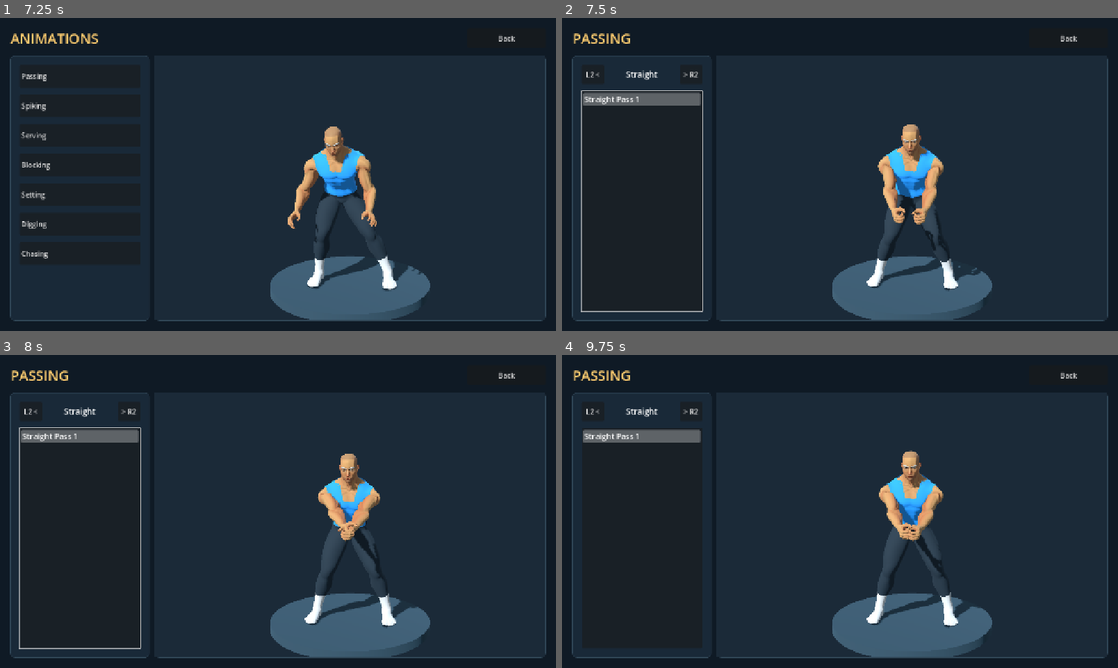
Above: before the commit, frames 1-4 (two rows, left to right).
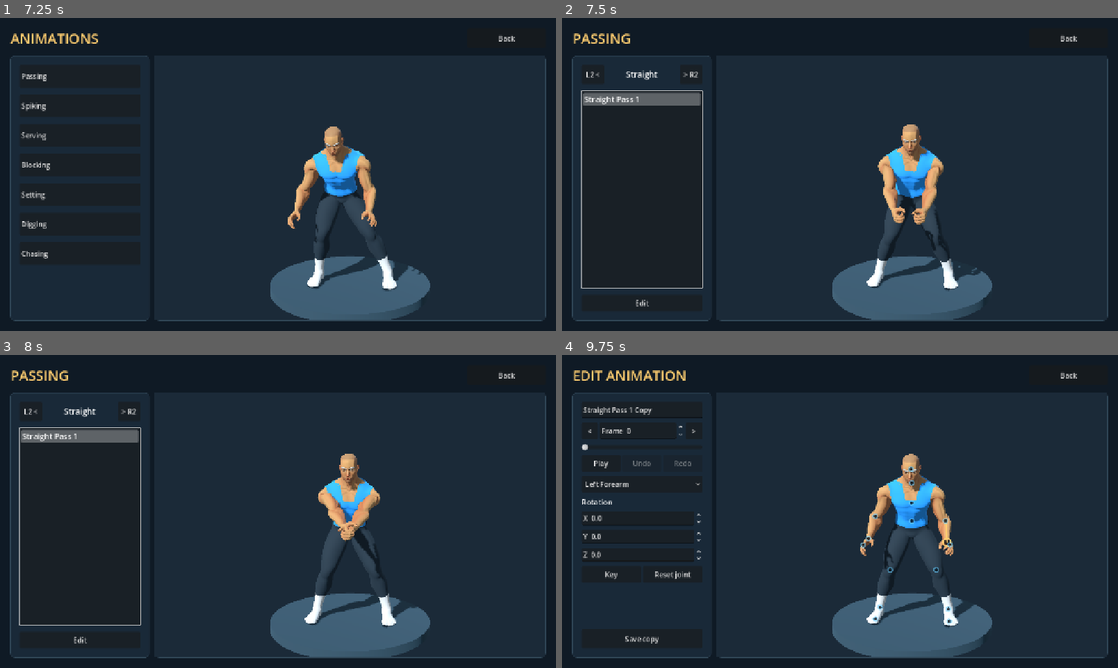
Above: after the commit, the same moments.

Repository: foreandr/volleyball
Game: Godot game, scene res://scenes/main.tscn
Two runs of this game, one before a commit and one after it. Both use one fixed random seed, a clock stepped at 60 frames per second and the inputs below.
Inputs (mouse positions are in pixels of both pictures, inside the frame that each line leads up to):
- Up to frame 1 (7.25 s): click "Story" at 0.5 s; click "Back" at 1.25 s; click "Story" at 2 s; click "New" at 2.75 s; click "Back" at 3.5 s; click "New" at 4.25 s; click "Save" at 5 s; click "Back" at 5.75 s; click "Continue" at 6.5 s
- Up to frame 2 (7.5 s): click "Passing" at 7.25 s
- Up to frame 3 (8 s): no input
- Up to frame 4 (9.75 s): click "L2 <" at 8 s; click "> R2" at 8.75 s; click (639, 639) at 9.5 s, where only the run after the commit has a clickable "Edit"

Frame 1 is identical in both runs. In frame 2, 0.2% of the frame differs, in the area x 3-26%, y 86-94%; in frame 3, 0.2%; in frame 4, 4.4%, in the area x 2-76%, y 4-93%.

Commit message:
Add per-frame joint editor with direct handles undo and saved animation copies

Diff:
--- /dev/null
+++ b/scenes/animation_editor.tscn
@@ -0,0 +1,10 @@
+[gd_scene load_steps=2 format=3]
+[ext_resource type="Script" path="res://scripts/animation_editor.gd" id="1"]
+[node name="AnimationEditor" type="Control"]
+layout_mode = 3
+anchors_preset = 15
+anchor_right = 1.0
+anchor_bottom = 1.0
+grow_horizontal = 2
+grow_vertical = 2
+script = ExtResource("1")
--- /dev/null
+++ b/scripts/animation_edit_session.gd
@@ -0,0 +1,75 @@
+extends RefCounted
+const FPS := 60.0
+const PREFIX := "Armature/Skeleton3D:"
+var source: Animation
+var rig: Skeleton3D
+var edits: Dictionary = {}
+var rotation_tracks: Dictionary = {}
+var position_tracks: Dictionary = {}
+var last_frame := 0
+
+func _init(clip: Animation, skeleton: Skeleton3D) -> void:
+	source = clip
+	rig = skeleton
+	last_frame = ceili(source.length*FPS)
+	for bone in rig.get_bone_count():
+		var path := NodePath(PREFIX+rig.get_bone_name(bone))
+		rotation_tracks[bone] = source.find_track(path,Animation.TYPE_ROTATION_3D)
+		position_tracks[bone] = source.find_track(path,Animation.TYPE_POSITION_3D)
+
+func time_at(frame: float) -> float:
+	return clampf(frame/FPS,0,source.length)
+
+func source_rotation(bone: int, frame: float) -> Quaternion:
+	var track: int = rotation_tracks[bone]
+	return source.rotation_track_interpolate(track,time_at(frame)) if track >= 0 else rig.get_bone_rest(bone).basis.get_rotation_quaternion()
+
+func offset_at(bone: int, frame: float) -> Quaternion:
+	var name_ := str(rig.get_bone_name(bone))
+	if not edits.has(name_): return Quaternion.IDENTITY
+	var keys: Dictionary = edits[name_]
+	var frames: Array = keys.keys()
+	if not keys.has(0): frames.append(0)
+	if not keys.has(last_frame): frames.append(last_frame)
+	frames.sort()
+	var before := 0
+	var after := last_frame
+	for key in frames:
+		if key <= frame: before = key
+		if key >= frame:
+			after = key
+			break
+	var a: Quaternion = keys.get(before,Quaternion.IDENTITY)
+	var b: Quaternion = keys.get(after,Quaternion.IDENTITY)
+	return a if before == after else a.slerp(b,smoothstep(float(before),float(after),frame)).normalized()
+
+func sample(frame: float) -> void:
+	for bone in rig.get_bone_count():
+		var position: int = position_tracks[bone]
+		rig.set_bone_pose_position(bone,source.position_track_interpolate(position,time_at(frame)) if position >= 0 else rig.get_bone_rest(bone).origin)
+		rig.set_bone_pose_rotation(bone,(source_rotation(bone,frame)*offset_at(bone,frame)).normalized())
+	rig.force_update_all_bone_transforms()
+
+func set_offset(bone: int, frame: int, value: Quaternion) -> void:
+	var name_ := str(rig.get_bone_name(bone))
+	if not edits.has(name_): edits[name_] = {}
+	edits[name_][clampi(frame,0,last_frame)] = value.normalized()
+	if frame == 0 or frame == last_frame:
+		edits[name_][0] = value.normalized()
+		edits[name_][last_frame] = value.normalized()
+
+func set_rotation(bone: int, frame: int, value: Quaternion) -> void:
+	set_offset(bone,frame,source_rotation(bone,frame).inverse()*value)
+
+func bake() -> Animation:
+	var copy := source.duplicate(true) as Animation
+	for name_ in edits:
+		var bone := rig.find_bone(name_)
+		var path := NodePath(PREFIX+name_)
+		var track := copy.find_track(path,Animation.TYPE_ROTATION_3D)
+		if track >= 0: copy.remove_track(track)
+		track = copy.add_track(Animation.TYPE_ROTATION_3D)
+		copy.track_set_path(track,path)
+		for frame in range(last_frame+1):
+			copy.rotation_track_insert_key(track,time_at(frame),(source_rotation(bone,frame)*offset_at(bone,frame)).normalized())
+	return copy
--- /dev/null
+++ b/scripts/animation_editor.gd
@@ -0,0 +1,357 @@
+extends "res://scripts/create.gd"
+const EditSession = preload("res://scripts/animation_edit_session.gd")
+const Catalog = preload("res://scripts/volleyball_animations.gd")
+var session: RefCounted
+var entry: Dictionary
+var frame := 0
+var playhead := 0.0
+var playing := false
+var selected_bone := -1
+var bone_picker: OptionButton
+var bone_indices: Array[int] = []
+var frame_field: SpinBox
+var timeline: HSlider
+var rotation_fields: Array[SpinBox] = []
+var copy_name: LineEdit
+var play_button: Button
+var undo_button: Button
+var redo_button: Button
+var copy_button: Button
+var updating := false
+var undo_history: Array[Dictionary] = []
+var redo_history: Array[Dictionary] = []
+var overlay: Control
+var gizmo_drag := false
+var drag_plane: Plane
+
+func _ready() -> void:
+	entry = (StorySession.edit_entry if not StorySession.edit_entry.is_empty() else Catalog.ENTRIES[0]).duplicate(true)
+	super._ready()
+	preview_player.animator.stop()
+	preview_player.animator.active = false
+	session = EditSession.new(load(entry.path),preview_player.skeleton)
+	frame_field.max_value = session.last_frame
+	timeline.max_value = session.last_frame
+	for index in preview_player.skeleton.get_bone_count():
+		var name_ := str(preview_player.skeleton.get_bone_name(index))
+		if name_.contains("leaf") or name_.to_lower() == "root": continue
+		bone_indices.append(index)
+		bone_picker.add_item(bone_label(name_))
+	var draft: Dictionary = StorySession.animation_draft
+	if draft.get("source","") == entry.id:
+		session.edits = draft.edits.duplicate(true)
+		copy_name.text = draft.name
+		frame = draft.frame
+	select_bone(preview_player.skeleton.find_bone("lowerarm_l"))
+	set_frame(frame)
+	overlay = preload("res://scripts/animation_editor_handles.gd").new()
+	overlay.editor = self
+	overlay.mouse_filter = Control.MOUSE_FILTER_IGNORE
+	overlay.set_anchors_and_offsets_preset(Control.PRESET_FULL_RECT)
+	preview.add_child(overlay)
+	refresh_history()
+
+func screen_title() -> String:
+	return "EDIT ANIMATION"
+
+func initial_profile() -> Dictionary:
+	return StorySession.active.get("profile",Profile.load_profile()).duplicate(true)
+
+func build_controls(controls: VBoxContainer) -> void:
+	controls.add_theme_constant_override("separation",10)
+	copy_name = LineEdit.new()
+	copy_name.name = "CopyName"
+	copy_name.text = entry.name+" Copy"
+	copy_name.max_length = 64
+	copy_name.custom_minimum_size.y = 38
+	copy_name.text_changed.connect(func(value): copy_button.disabled = value.strip_edges().is_empty())
+	controls.add_child(copy_name)
+	var frames := HBoxContainer.new()
+	controls.add_child(frames)
+	var previous := button("<",step_frame.bind(-1))
+	previous.custom_minimum_size.x = 38
+	previous.size_flags_horizontal = Control.SIZE_SHRINK_BEGIN
+	frames.add_child(previous)
+	frame_field = SpinBox.new()
+	frame_field.name = "Frame"
+	frame_field.prefix = "Frame "
+	frame_field.step = 1
+	frame_field.size_flags_horizontal = Control.SIZE_EXPAND_FILL
+	frame_field.value_changed.connect(func(value): set_playing(false); set_frame(int(value)))
+	frames.add_child(frame_field)
+	var next := button(">",step_frame.bind(1))
+	next.custom_minimum_size.x = 38
+	next.size_flags_horizontal = Control.SIZE_SHRINK_END
+	frames.add_child(next)
+	timeline = preload("res://scripts/animation_frame_slider.gd").new()
+	timeline.name = "Timeline"
+	timeline.step = 1
+	timeline.value_changed.connect(func(value): set_playing(false); set_frame(int(value)))
+	controls.add_child(timeline)
+	var transport := HBoxContainer.new()
+	controls.add_child(transport)
+	play_button = button("Play",func(): set_playing(not playing))
+	transport.add_child(play_button)
+	undo_button = button("Undo",undo)
+	transport.add_child(undo_button)
+	redo_button = button("Redo",redo)
+	transport.add_child(redo_button)
+	bone_picker = OptionButton.new()
+	bone_picker.name = "Joint"
+	bone_picker.custom_minimum_size.y = 38
+	bone_picker.item_selected.connect(func(index): select_bone(bone_indices[index]))
+	controls.add_child(bone_picker)
+	controls.add_child(label("Rotation",17))
+	for axis in range(3):
+		var value := SpinBox.new()
+		value.name = "Rotation"+["X","Y","Z"][axis]
+		value.prefix = ["X ","Y ","Z "][axis]
+		value.min_value = -180
+		value.max_value = 180
+		value.step = 0.1
+		value.custom_minimum_size.y = 32
+		value.value_changed.connect(rotation_changed)
+		controls.add_child(value)
+		rotation_fields.append(value)
+	var keys := HBoxContainer.new()
+	controls.add_child(keys)
+	keys.add_child(button("Key",key_joint))
+	keys.add_child(button("Reset joint",reset_joint))
+	var space := Control.new()
+	space.size_flags_vertical = Control.SIZE_EXPAND_FILL
+	controls.add_child(space)
+	copy_button = button("Save copy",save_copy)
+	copy_button.name = "SaveCopy"
+	copy_button.custom_minimum_size.y = 44
+	controls.add_child(copy_button)
+
+func bone_label(name_: String) -> String:
+	var side := ""
+	if name_.ends_with("_l"): side = "Left "; name_ = name_.trim_suffix("_l")
+	elif name_.ends_with("_r"): side = "Right "; name_ = name_.trim_suffix("_r")
+	var names := {"lowerarm":"forearm","upperarm":"upper arm","hand":"wrist","calf":"shin","thigh":"thigh","foot":"ankle","ball":"toes","clavicle":"shoulder","pelvis":"hips","spine_01":"lower spine","spine_02":"mid spine","spine_03":"chest","neck_01":"neck"}
+	return side+str(names.get(name_,name_.replace("_0"," ").replace("_"," "))).capitalize()
+
+func set_frame(value: int) -> void:
+	if session == null: return
+	frame = clampi(value,0,session.last_frame)
+	frame_field.set_value_no_signal(frame)
+	timeline.set_value_no_signal(frame)
+	session.sample(frame)
+	refresh_rotation()
+
+func step_frame(direction: int) -> void:
+	set_playing(false)
+	set_frame(frame+direction)
+
+func set_playing(value: bool) -> void:
+	playing = value
+	playhead = float(frame)
+	if is_instance_valid(play_button): play_button.text = "Pause" if playing else "Play"
+
+func _process(delta: float) -> void:
+	if session == null: return
+	if playing:
+		playhead = fposmod(playhead+delta*EditSession.FPS,maxi(1,session.last_frame))
+		set_frame(floori(playhead))
+	if is_instance_valid(overlay): overlay.queue_redraw()
+
+func select_bone(index: int) -> void:
+	if index < 0: return
+	selected_bone = index
+	var option := bone_indices.find(index)
+	if option >= 0: bone_picker.select(option)
+	refresh_rotation()
+
+func refresh_rotation() -> void:
+	if session == null or selected_bone < 0: return
+	updating = true
+	var angles: Vector3 = session.offset_at(selected_bone,frame).get_euler()*180.0/PI
+	for axis in range(3): rotation_fields[axis].set_value_no_signal(angles[axis])
+	updating = false
+	refresh_keys()
+
+func refresh_keys() -> void:
+	if session == null or selected_bone < 0: return
+	var name_ := str(preview_player.skeleton.get_bone_name(selected_bone))
+	timeline.set_meta("keyframes",session.edits.get(name_,{}).keys())
+	timeline.queue_redraw()
+
+func rotation_changed(_value: float) -> void:
+	if updating or session == null or selected_bone < 0: return
+	set_playing(false)
+	remember_undo()
+	var angles := Vector3(rotation_fields[0].value,rotation_fields[1].value,rotation_fields[2].value)*PI/180.0
+	session.set_offset(selected_bone,frame,Quaternion.from_euler(angles))
+	session.sample(frame)
+	refresh_keys()
+
+func key_joint() -> void:
+	if session == null or selected_bone < 0: return
+	set_playing(false)
+	remember_undo()
+	session.set_offset(selected_bone,frame,session.offset_at(selected_bone,frame))
+	refresh_keys()
+
+func reset_joint() -> void:
+	if session == null or selected_bone < 0: return
+	set_playing(false)
+	remember_undo()
+	session.set_offset(selected_bone,frame,Quaternion.IDENTITY)
+	set_frame(frame)
+
+func remember_undo() -> void:
+	undo_history.append(session.edits.duplicate(true))
+	if undo_history.size() > 100: undo_history.pop_front()
+	redo_history.clear()
+	refresh_history()
+
+func undo() -> void:
+	if undo_history.is_empty(): return
+	set_playing(false)
+	redo_history.append(session.edits.duplicate(true))
+	session.edits = undo_history.pop_back()
+	set_frame(frame)
+	refresh_history()
+
+func redo() -> void:
+	if redo_history.is_empty(): return
+	set_playing(false)
+	undo_history.append(session.edits.duplicate(true))
+	session.edits = redo_history.pop_back()
+	set_frame(frame)
+	refresh_history()
+
+func refresh_history() -> void:
+	undo_button.disabled = undo_history.is_empty()
+	redo_button.disabled = redo_history.is_empty()
+
+func endpoint_index(bone: int) -> int:
+	var rig: Skeleton3D = preview_player.skeleton
+	var name_ := str(rig.get_bone_name(bone))
+	if name_.begins_with("hand_"): return rig.find_bone("middle_01_"+name_.right(1))
+	var children := rig.get_bone_children(bone)
+	return children[0] if not children.is_empty() else -1
+
+func bone_world(bone: int) -> Vector3:
+	var rig: Skeleton3D = preview_player.skeleton
+	return rig.global_transform*rig.get_bone_global_pose(bone).origin
+
+func endpoint_world(bone: int) -> Vector3:
+	var child := endpoint_index(bone)
+	if child >= 0: return bone_world(child)
+	var rig: Skeleton3D = preview_player.skeleton
+	return rig.global_transform*(rig.get_bone_global_pose(bone)*Vector3(0,0.08,0))
+
+func handle_points() -> Array[Dictionary]:
+	var result: Array[Dictionary] = []
+	if session == null: return result
+	var bones := [selected_bone]
+	for name_ in ["pelvis","spine_02","spine_03","Head","upperarm_l","lowerarm_l","hand_l","upperarm_r","lowerarm_r","hand_r","thigh_l","calf_l","foot_l","thigh_r","calf_r","foot_r"]:
+		var index: int = preview_player.skeleton.find_bone(name_)
+		if index >= 0 and not index in bones: bones.append(index)
+	for bone in bones:
+		if bone < 0: continue
+		var point := endpoint_world(bone)
+		if not preview_camera.is_position_behind(point): result.append({"bone":bone,"screen":preview_camera.unproject_position(point)})
+	return result
+
+func pick_handle(position: Vector2) -> int:
+	var closest := 11.0
+	var selected := -1
+	for handle in handle_points():
+		var distance: float = position.distance_to(handle.screen)
+		if distance < closest:
+			closest = distance
+			selected = handle.bone
+			if selected == selected_bone: return selected
+	return selected
+
+func handle_preview_input(event: InputEvent) -> void:
+	if session != null and event is InputEventMouseButton and event.button_index == MOUSE_BUTTON_LEFT:
+		if event.pressed:
+			var index := pick_handle(event.position)
+			if index >= 0:
+				set_playing(false)
+				select_bone(index)
+				remember_undo()
+				gizmo_drag = true
+				drag_plane = Plane(preview_camera.global_basis.z,endpoint_world(index))
+				preview.grab_focus()
+				preview.accept_event()
+				return
+		elif gizmo_drag:
+			gizmo_drag = false
+			preview.accept_event()
+			return
+	if gizmo_drag and event is InputEventMouseMotion:
+		var target: Variant = drag_plane.intersects_ray(preview_camera.project_ray_origin(event.position),preview_camera.project_ray_normal(event.position))
+		if target is Vector3: drag_joint(target)
+		preview.accept_event()
+		return
+	if event is InputEventMouseButton and event.pressed and event.button_index == MOUSE_BUTTON_WHEEL_UP:
+		view_distance = maxf(0.3,view_distance*0.9)
+		update_camera()
+		preview.accept_event()
+		return
+	super.handle_preview_input(event)
+
+func drag_joint(target: Vector3) -> void:
+	var rig: Skeleton3D = preview_player.skeleton
+	var pivot := bone_world(selected_bone)
+	var from := endpoint_world(selected_bone)-pivot
+	var to := target-pivot
+	if from.length_squared() < 0.00001 or to.length_squared() < 0.00001: return
+	var turn := Quaternion(from.normalized(),to.normalized())
+	var parent := rig.get_bone_parent(selected_bone)
+	var parent_basis := rig.global_basis if parent < 0 else rig.global_basis*rig.get_bone_global_pose(parent).basis
+	var current_basis := rig.global_basis*rig.get_bone_global_pose(selected_bone).basis
+	var local := (parent_basis.inverse()*Basis(turn)*current_basis).orthonormalized().get_rotation_quaternion()
+	session.set_rotation(selected_bone,frame,local)
+	session.sample(frame)
+	refresh_rotation()
+
+func zoom_view(factor: float) -> void:
+	view_distance = clampf(view_distance*factor,0.3,8.0)
+	update_camera()
+
+func save_copy() -> void:
+	if session == null: return
+	set_playing(false)
+	for field in rotation_fields:
+		if field.get_line_edit().has_focus(): field.apply()
+	var saved := Catalog.save_copy(session.bake(),entry,copy_name.text)
+	if saved.is_empty():
+		var dialog := AcceptDialog.new()
+		dialog.dialog_text = "Unable to save animation."
+		add_child(dialog)
+		dialog.popup_centered()
+		return
+	StorySession.animation_draft.clear()
+	StorySession.animation_return = {"category":saved.category,"type":saved.type,"id":saved.id}
+	get_tree().change_scene_to_file("res://scenes/story_animations.tscn")
+
+func open_menu() -> void:
+	if session != null:
+		StorySession.animation_draft = {"source":entry.id,"edits":session.edits.duplicate(true),"name":copy_name.text,"frame":frame}
+	StorySession.animation_return = {"category":entry.category,"type":entry.type,"id":entry.id}
+	get_tree().change_scene_to_file("res://scenes/story_animations.tscn")
+
+func handle_keyboard(event: InputEventKey) -> void:
+	if event.ctrl_pressed and event.keycode == KEY_Z:
+		if event.shift_pressed: redo()
+		else: undo()
+	elif event.ctrl_pressed and event.keycode == KEY_Y: redo()
+	elif event.ctrl_pressed and event.keycode == KEY_S: save_copy()
+	elif event.keycode == KEY_SPACE: set_playing(not playing)
+	elif event.keycode == KEY_K: key_joint()
+	elif event.keycode == KEY_LEFT and not event.shift_pressed: step_frame(-1)
+	elif event.keycode == KEY_RIGHT and not event.shift_pressed: step_frame(1)
+	elif event.keycode == KEY_F and selected_bone >= 0:
+		view_focus = bone_world(selected_bone)
+		view_distance = 0.65 if str(preview_player.skeleton.get_bone_name(selected_bone)).contains("_0") else 1.2
+		update_camera()
+	else:
+		super.handle_keyboard(event)
+		return
+	get_viewport().set_input_as_handled()
--- /dev/null
+++ b/scripts/animation_editor_handles.gd
@@ -0,0 +1,13 @@
+extends Control
+var editor: Control
+func _draw() -> void:
+	if not is_instance_valid(editor) or editor.session == null: return
+	for handle in editor.handle_points():
+		var selected: bool = handle.bone == editor.selected_bone
+		var color := Color("ffce70") if selected else Color(0.4,0.8,1.0,0.55)
+		draw_circle(handle.screen,6 if selected else 4,Color(0.02,0.05,0.08,0.8))
+		draw_arc(handle.screen,9 if selected else 5,0,TAU,24,color,2,true)
+		if selected:
+			var pivot: Vector2 = editor.preview_camera.unproject_position(editor.bone_world(handle.bone))
+			draw_line(pivot,handle.screen,color,2,true)
+			draw_circle(pivot,3,color)
--- /dev/null
+++ b/scripts/animation_frame_slider.gd
@@ -0,0 +1,7 @@
+extends HSlider
+func _draw() -> void:
+	var frames: Array = get_meta("keyframes",[])
+	if max_value <= 0: return
+	for frame in frames:
+		var x := 8.0+(size.x-16.0)*float(frame)/max_value
+		draw_line(Vector2(x,size.y-5),Vector2(x,size.y),Color("ffce70"),2)
--- a/scripts/story_animations.gd
+++ b/scripts/story_animations.gd
@@ -17,6 +17,22 @@
 var type_label: Label
 var animation_list: ItemList
 var trigger_held := {}
+var edit_button: Button
+var selected_entry: Dictionary = {}
+
+func _ready() -> void:
+	super._ready()
+	if not StorySession.animation_return.is_empty():
+		var destination: Dictionary = StorySession.animation_return.duplicate()
+		StorySession.animation_return.clear()
+		if MOVE_TYPES.has(destination.category):
+			type_indices[destination.category] = MOVE_TYPES[destination.category].find(destination.type)
+			select_category(destination.category)
+			for index in animation_list.item_count:
+				if animation_list.get_item_metadata(index).id == destination.get("id",""):
+					animation_list.select(index)
+					preview_animation(index)
+					break
 
 func screen_title() -> String:
 	return "ANIMATIONS"
@@ -33,6 +49,8 @@
 		content.remove_child(child)
 		child.queue_free()
 	animation_list = null
+	edit_button = null
+	selected_entry.clear()
 	type_label = null
 
 func set_title(text: String) -> void:
@@ -83,9 +101,12 @@
 	animation_list.allow_reselect = true
 	animation_list.add_theme_font_size_override("font_size",18)
 	animation_list.item_selected.connect(preview_animation)
-	animation_list.item_activated.connect(preview_animation)
+	animation_list.item_activated.connect(open_editor)
 	animation_list.size_flags_vertical = Control.SIZE_EXPAND_FILL
 	content.add_child(animation_list)
+	edit_button = button("Edit",open_editor)
+	edit_button.name = "EditAnimation"
+	content.add_child(edit_button)
 	refresh_type()
 	animation_list.grab_focus()
 
@@ -96,6 +117,8 @@
 func refresh_type() -> void:
 	type_label.text = current_type()
 	animation_list.clear()
+	selected_entry.clear()
+	if is_instance_valid(edit_button): edit_button.disabled = true
 	for entry in Catalog.entries(selected_category,current_type()):
 		var index := animation_list.add_item(entry.name)
 		animation_list.set_item_metadata(index,entry)
@@ -107,8 +130,17 @@
 func preview_animation(index: int) -> void:
 	if not is_instance_valid(preview_player): return
 	var entry: Dictionary = animation_list.get_item_metadata(index)
+	selected_entry = entry.duplicate(true)
+	if is_instance_valid(edit_button): edit_button.disabled = false
 	var clip: Animation = load(entry.path)
 	preview_player.install_custom(clip,"preview",false)
+
+func open_editor(index := -1) -> void:
+	if index >= 0: preview_animation(index)
+	if selected_entry.is_empty(): return
+	StorySession.edit_entry = selected_entry.duplicate(true)
+	StorySession.animation_return = {"category":selected_category,"type":current_type(),"id":selected_entry.id}
+	get_tree().change_scene_to_file("res://scenes/animation_editor.tscn")
 
 func cycle_type(direction: int) -> void:
 	if selected_category.is_empty(): return
--- a/scripts/story_session.gd
+++ b/scripts/story_session.gd
@@ -4,6 +4,9 @@
 var creating_story := false
 var draft: Dictionary = {}
 var active: Dictionary = {}
+var edit_entry: Dictionary = {}
+var animation_draft: Dictionary = {}
+var animation_return: Dictionary = {}
 
 func begin_new() -> void:
 	creating_story = true
--- a/scripts/volleyball_animations.gd
+++ b/scripts/volleyball_animations.gd
@@ -1,8 +1,48 @@
 extends RefCounted
 const ENTRIES := [{"id":"straight_pass_01","name":"Straight Pass 1","category":"Passing","type":"Straight","path":"res://assets/animations/straight_pass_01.tres"}]
 
+static var custom_directory := "user://animations/custom"
+static var custom_cache: Array[Dictionary] = []
+static var cache_ready := false
+
+static func custom_entries() -> Array[Dictionary]:
+	if cache_ready: return custom_cache
+	custom_cache.clear()
+	var path := custom_directory.path_join("catalog.json")
+	if FileAccess.file_exists(path):
+		var parsed: Variant = JSON.parse_string(FileAccess.get_file_as_string(path))
+		if parsed is Array:
+			for entry in parsed:
+				if entry is Dictionary and entry.has_all(["id","name","category","type","path"]) and FileAccess.file_exists(entry.path): custom_cache.append(entry)
+	cache_ready = true
+	return custom_cache
+
+static func save_copy(clip: Animation, original: Dictionary, title: String) -> Dictionary:
+	if title.strip_edges().is_empty(): return {}
+	if DirAccess.make_dir_recursive_absolute(custom_directory) != OK: return {}
+	var existing := custom_entries().duplicate(true)
+	var id := "custom_"+Crypto.new().generate_random_bytes(12).hex_encode()
+	var path := custom_directory.path_join(id+".tres")
+	var copy := clip.duplicate(true) as Animation
+	copy.resource_name = title.strip_edges()
+	if ResourceSaver.save(copy,path) != OK: return {}
+	var entry := {"id":id,"name":copy.resource_name,"category":original.category,"type":original.type,"path":path,"source":original.id}
+	existing.append(entry)
+	var temporary := custom_directory.path_join("catalog.tmp")
+	var file := FileAccess.open(temporary,FileAccess.WRITE)
+	if file == null: return {}
+	file.store_string(JSON.stringify(existing,"\t"))
+	file.flush()
+	var error := file.get_error()
+	file.close()
+	if error != OK: return {}
+	if DirAccess.rename_absolute(temporary,custom_directory.path_join("catalog.json")) != OK: return {}
+	custom_cache = existing
+	cache_ready = true
+	return entry
+
 static func entries(category: String, move_type: String) -> Array[Dictionary]:
 	var result: Array[Dictionary] = []
-	for entry in ENTRIES:
+	for entry in ENTRIES+custom_entries():
 		if entry.category == category and entry.type == move_type: result.append(entry)
 	return result
